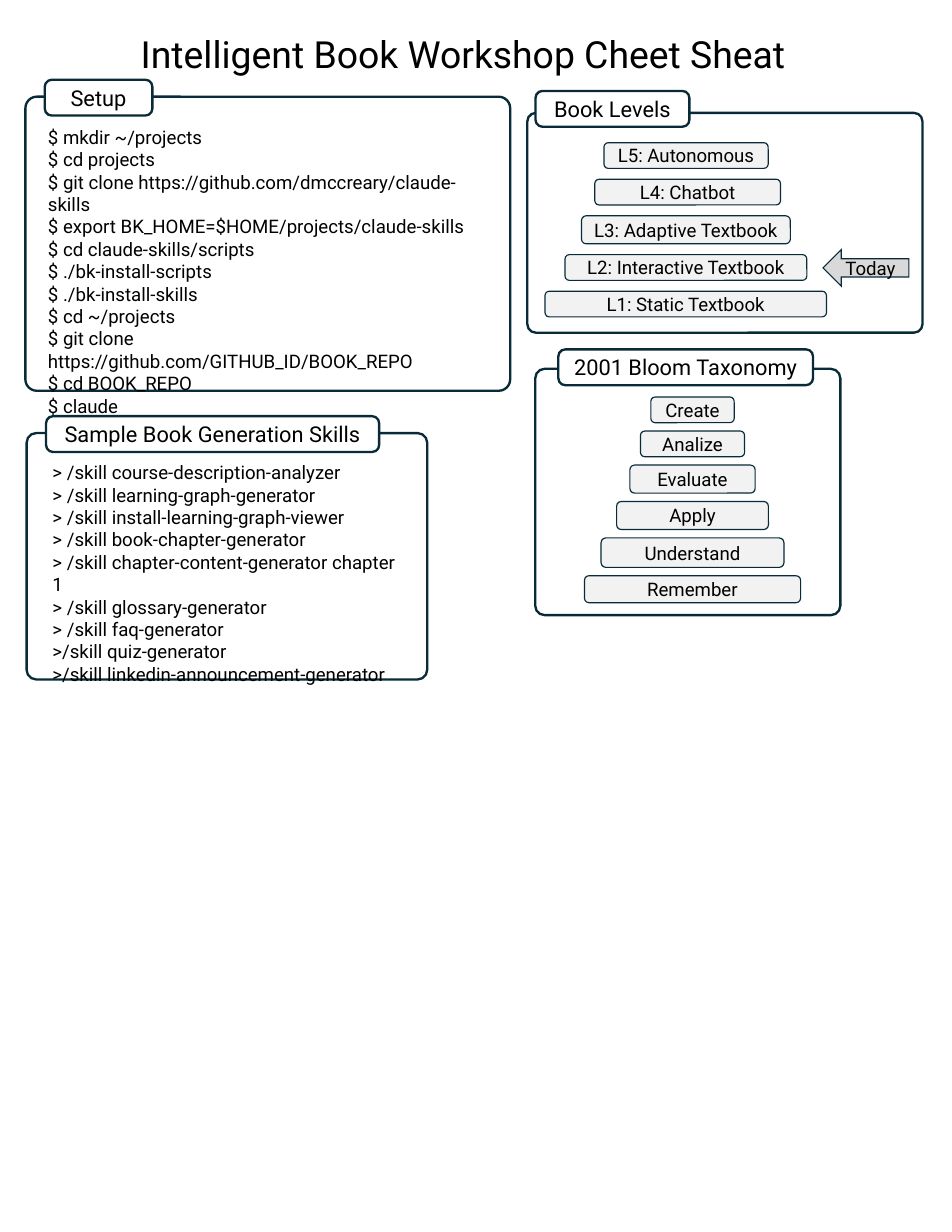
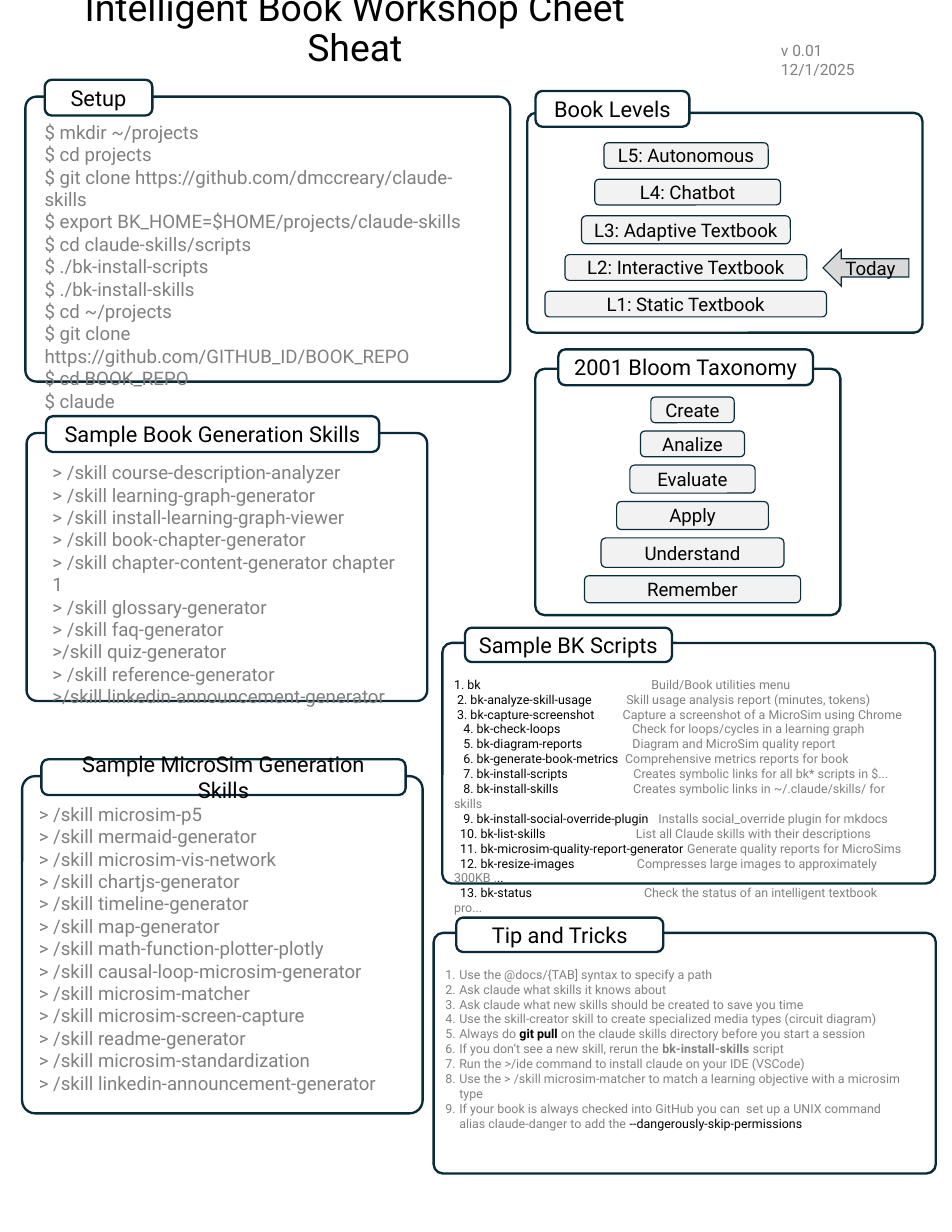
Before and after one commit to leahv-studio/technical-pm-textbook, a slide deck: slide 1 of slides/Workshop-Cheat-Sheet.pptx. Drawn at 952x1232 pixels with LibreOffice and Linux fonts; fonts in the diff are those of the drawing. Boxes give left, top, right and bottom in pixels: in the first picture for what was removed or moved away, otherwise in the second. Text is boxed around its words. In the diff, an @@ line names an element or a change of style, - is before the commit and + after.

Commit message:
updating content

```diff
--- a/slides/Workshop-Cheat-Sheet.pptx
+++ b/slides/Workshop-Cheat-Sheet.pptx
@@ title "Intelligent Book Workshop Cheet Sheat" rewrapped from <box>141,40,785,76</box> to <box>85,0,625,62</box> @@
@@ text added at <box>781,45,855,76</box>, 10 pt, text #808080 @@
+v 0.01 12/1/2025
@@ rounded rectangle: place and size @@
-rounded rectangle at <box>26,96,511,391</box>
+rounded rectangle at <box>26,96,511,381</box>
@@ text "$ mkdir ~/projects" at <box>45,125,460,387</box>: text colour #000000 to #808080 @@
@@ rounded rectangle: place and size @@
-rounded rectangle at <box>27,433,428,680</box>
+rounded rectangle at <box>27,433,428,701</box>
@@ text at <box>67,465,345,550</box>: text colour #000000 to #808080 in "> /skill course-description-analyzer", "> /skill learning-graph-generator", "> /skill install-learning-graph-viewer", "> /skill book-chapter-generator" @@
@@ text at <box>52,555,395,707</box>: text changed; text colour #000000 to #808080 @@
-> /skill chapter-content-generator chapter 1
-> /skill glossary-generator
-> /skill faq-generator
->/skill quiz-generator
->/skill linkedin-announcement-generator
+> /skill chapter-content-generator chapter 1
+> /skill glossary-generator
+> /skill faq-generator
+>/skill quiz-generator
+> /skill reference-generator
+>/skill linkedin-announcement-generator
@@ rounded rectangle added at <box>465,627,672,662</box>, fill #FFFFFF, outline #092A39 1.5 pt, 14 pt, text #000000 @@
+Sample BK Scripts
@@ rounded rectangle added at <box>442,643,935,884</box>, fill #FFFFFF, outline #092A39 1.5 pt @@
@@ text added at <box>454,679,902,885</box>, 8 pt, text #808080 @@
+1. bk Build/Book utilities menu
+2. bk-analyze-skill-usage Skill usage analysis report (minutes, tokens)
+3. bk-capture-screenshot Capture a screenshot of a MicroSim using Chrome
+4. bk-check-loops Check for loops/cycles in a learning graph
+5. bk-diagram-reports Diagram and MicroSim quality report
+6. bk-generate-book-metrics Comprehensive metrics reports for book
+7. bk-install-scripts Creates symbolic links for all bk* scripts in $...
+8. bk-install-skills Creates symbolic links in ~/.claude/skills/ for skills
+9. bk-install-social-override-plugin Installs social_override plugin for mkdocs
+10. bk-list-skills List all Claude skills with their descriptions
+11. bk-microsim-quality-report-generator Generate quality reports for MicroSims
+12. bk-resize-images Compresses large images to approximately 300KB ...
+13. bk-status Check the status of an intelligent textbook pro...
@@ rounded rectangle added at <box>22,776,423,1113</box>, fill #FFFFFF, outline #092A39 1.5 pt @@
@@ rounded rectangle added at <box>41,759,405,795</box>, fill #FFFFFF, outline #092A39 1.5 pt, 14 pt, text #000000 @@
+Sample MicroSim Generation Skills
@@ text added at <box>53,807,376,1094</box>, 12 pt, text #808080 @@
+> /skill microsim-p5
+> /skill mermaid-generator
+> /skill microsim-vis-network
+> /skill chartjs-generator
+> /skill timeline-generator
+> /skill map-generator
+> /skill math-function-plotter-plotly
+> /skill causal-loop-microsim-generator
+> /skill microsim-matcher
+> /skill microsim-screen-capture
+> /skill readme-generator
+> /skill microsim-standardization
+> /skill linkedin-announcement-generator
@@ rounded rectangle added at <box>456,917,663,952</box>, fill #FFFFFF, outline #092A39 1.5 pt, 14 pt, text #000000 @@
+Tip and Tricks
@@ rounded rectangle added at <box>433,933,935,1174</box>, fill #FFFFFF, outline #092A39 1.5 pt @@
@@ text added at <box>459,969,900,1131</box>, 8 pt, text #808080 @@
+1. Use the @docs/{TAB] syntax to specify a path
+2. Ask claude what skills it knows about
+3. Ask claude what new skills should be created to save you time
+4. Use the skill-creator skill to create specialized media types (circuit diagram)
+5. Always do git pull on the claude skills directory before you start a session
+6. If you don’t see a new skill, rerun the bk-install-skills script
+7. Run the >/ide command to install claude on your IDE (VSCode)
+8. Use the > /skill microsim-matcher to match a learning objective with a microsim type
+9. If your book is always checked into GitHub you can set up a UNIX command alias claude-danger to add the --dangerously-skip-permissions
```
Also in this commit, not shown: 7 other files.
